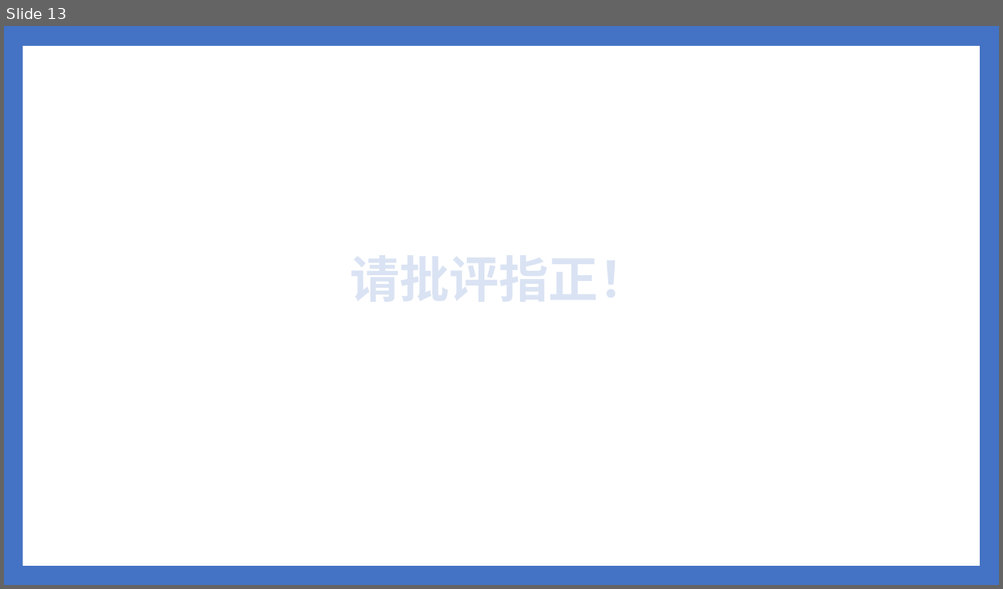
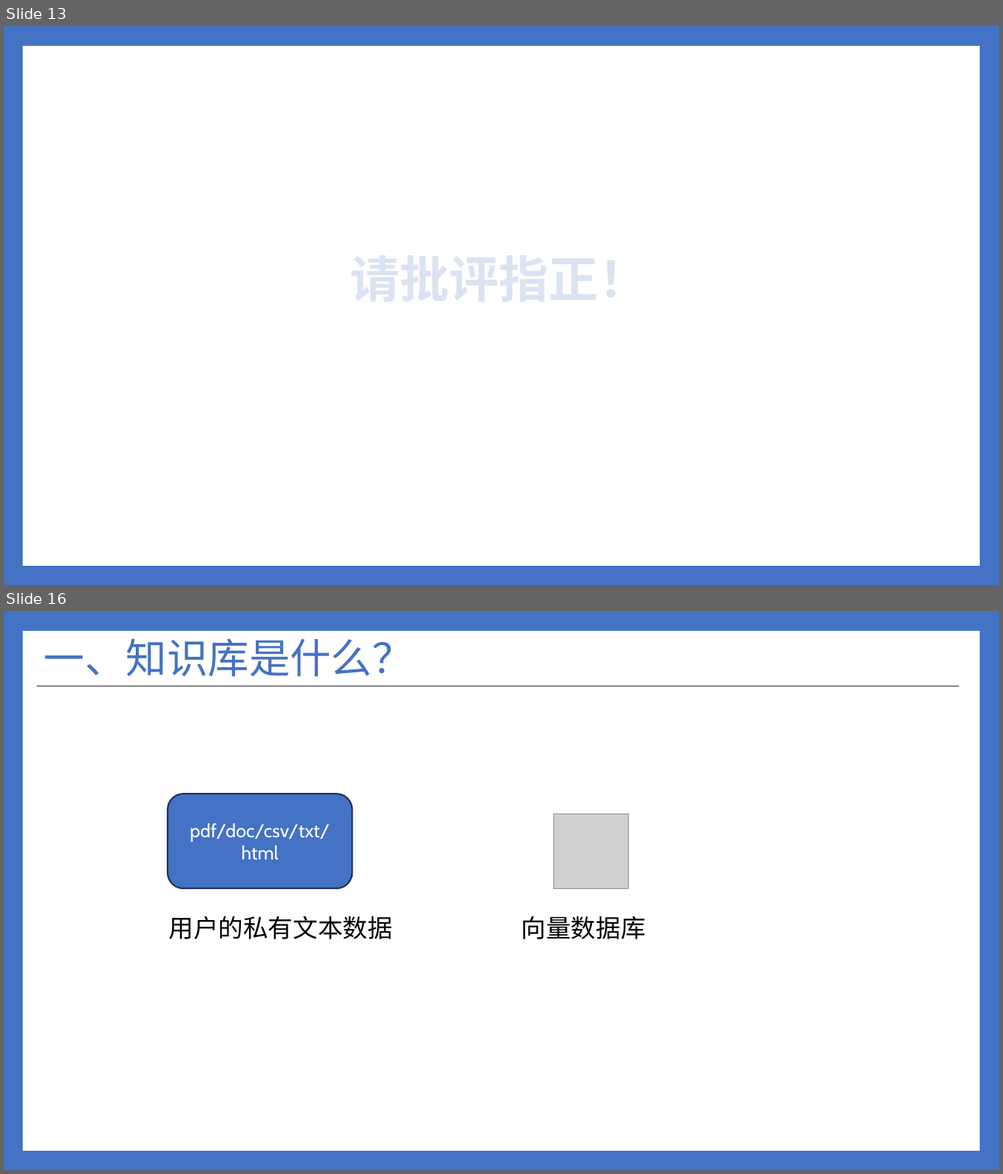
Before and after one commit to ylsdamxssjxxdd/eva, a slide deck: utils/软件介绍.pptx. Shown one above the other, each under a label of ours: slide 13 before the commit, slides 13 and 16 after it; the slides between them are not shown. The pictures are 1003x589 and 1003x1174 pixels, drawn with LibreOffice and Linux fonts; fonts in the diff are those of the drawing; grey boxes stand for pictures. Boxes give left, top, right and bottom in pixels: in the first picture for what was removed or moved away, otherwise in the second. Text is boxed around its words. In the diff, an @@ line names an element or a change of style, - is before the commit and + after.

```diff
--- a/utils/软件介绍.pptx
+++ b/utils/软件介绍.pptx
@@ slide 16 added at (4, 611, 999, 1170), background #4472C4; not listed: 1 template element that a slide beside it also shows @@
@@ title added at (44, 638, 413, 677), 39.6 pt, text #4472C4 @@
+一、知识库是什么？
@@ line added from (36, 686) to (959, 686), #262626 1 pt @@
@@ rounded rectangle added at (168, 794, 352, 889), fill #4472C4, outline #1E3256 1.5 pt, 18 pt, text #FFFFFF @@
+pdf/doc/csv/txt/html
@@ picture added at (554, 814, 629, 889) @@
@@ text added at (168, 916, 392, 940), 24 pt, text #000000 @@
+用户的私有文本数据
@@ text added at (521, 916, 646, 940), 24 pt, text #000000 @@
+向量数据库
```
Also in this commit, not shown: 1 slide changed, 5 other slides added, 1 slide removed, 9 other files.
